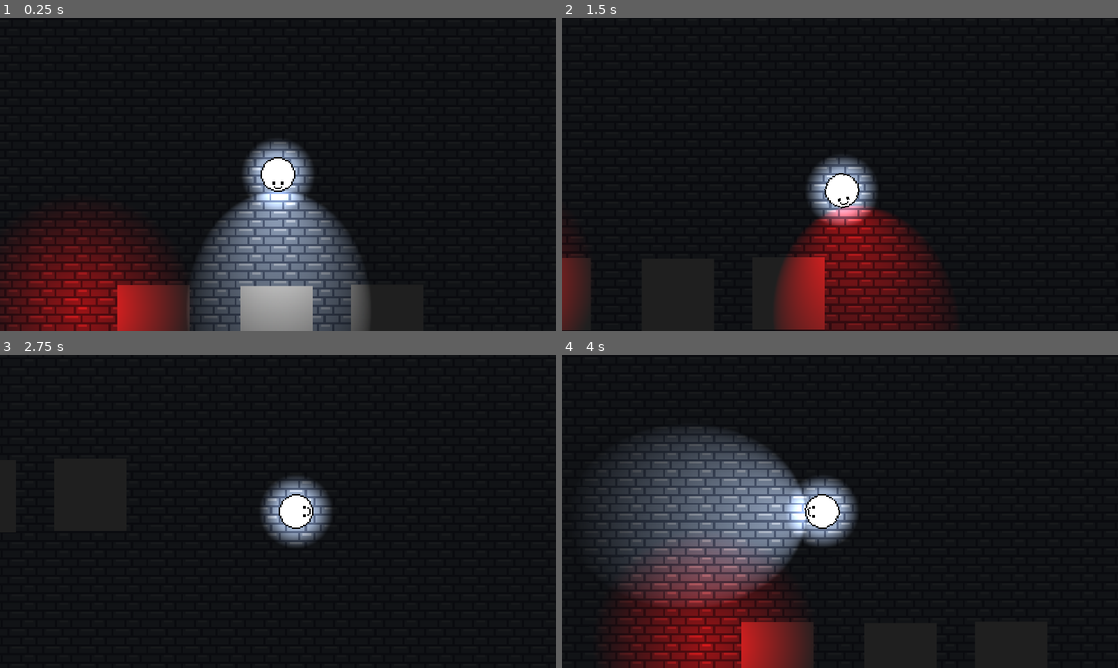
Above: before the commit, frames 1-4 (two rows, left to right).
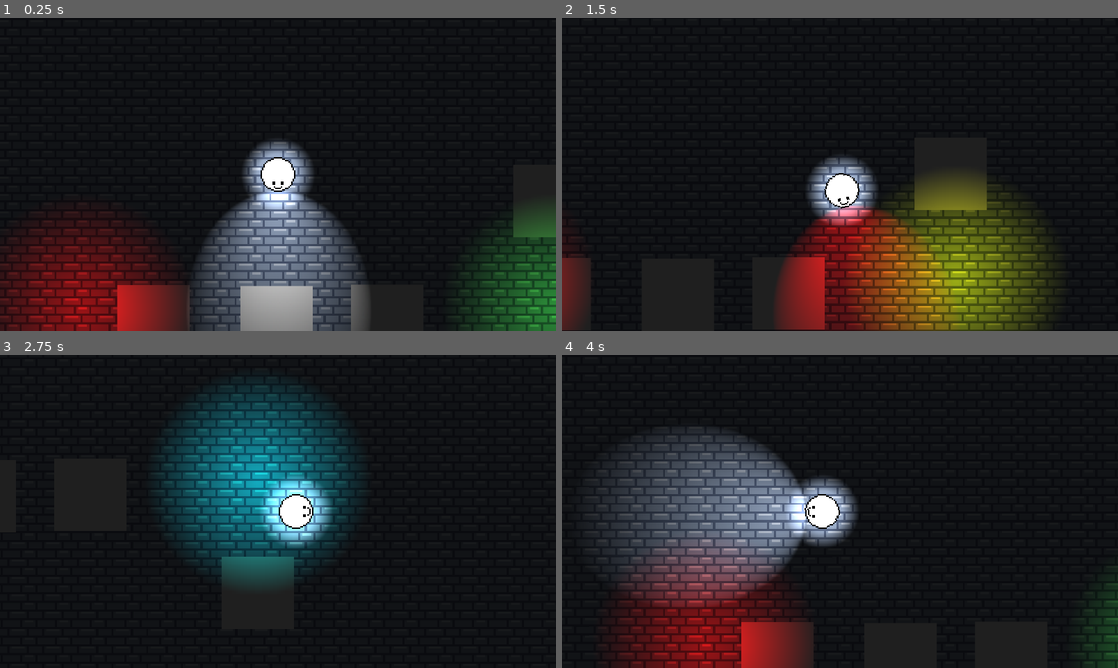
Above: after the commit, the same moments.

Repository: ToumaKamijou/Game-Making-A3
Game: Godot game, scene res://scenes/2D/levels/test_level.tscn
Two runs of this game, one before a commit and one after it. Both use one fixed random seed, a clock stepped at 60 frames per second and the inputs below.
Inputs:
- Up to frame 1 (0.25 s): no input
- Up to frame 2 (1.5 s): tap Enter at 0.5 s; hold D (move_right) 0.53-1.28 s; hold Space (change_flash_color) 0.53-1.28 s; tap F (show_flashlight) at 0.8, 1.35 s; hold S (move_down) from 1.28 s (still down)
- Up to frame 3 (2.75 s): tap Space (change_flash_color) at 1.55 s; release S (move_down) at 2.03 s; hold D (move_right) from 2.03 s (still down); hold Space (change_flash_color) from 2.03 s (still down); tap F (show_flashlight) at 2.3 s
- Up to frame 4 (4 s): release D (move_right) at 2.78 s; release Space (change_flash_color) at 2.78 s; hold W (move_up) 2.78-3.53 s; tap F (show_flashlight) at 2.85 s; tap Space (change_flash_color) at 3.05 s; hold A (move_left) from 3.53 s (still down); hold F (show_flashlight) from 3.53 s (still down); tap R at 3.6 s

The runs differ from the first frame. In frame 1, 5.2% of the frame differs, in the area x 82-100%, y 56-100%; in frame 2, 14%; in frame 3, 16%, in the area x 28-64%, y 9-76%; in frame 4, 1.0%.

Commit message:
Implementation
See comments in the code for specific details. Major problem is calling the initial colour value in order to return to now. Could not figure out a good solution that doesn't include setting a secondary value in the editor that corresponds to it.

Diff:
--- a/a-3-game/scenes/2D/levels/test_level.tscn
+++ b/a-3-game/scenes/2D/levels/test_level.tscn
@@ -69,10 +69,30 @@
 position = Vector2(788, 743)
 _color_type = 2
 
+[node name="yellow" parent="SubViewportContainer/SubViewport/ColorTesting" groups=["Yellow"] instance=ExtResource("2_1wh7b")]
+position = Vector2(643, 855)
+_color_type = 4
+
+[node name="purple" parent="SubViewportContainer/SubViewport/ColorTesting" groups=["Purple"] instance=ExtResource("2_1wh7b")]
+position = Vector2(1342, 877)
+_color_type = 5
+
+[node name="cyan" parent="SubViewportContainer/SubViewport/ColorTesting" groups=["Cyan"] instance=ExtResource("2_1wh7b")]
+position = Vector2(1335, 577)
+_color_type = 6
+
 [node name="StaticLight" parent="SubViewportContainer/SubViewport/ColorTesting" instance=ExtResource("6_dxe1e")]
 position = Vector2(689.00006, 723)
 scale = Vector2(5, 5)
+_base_value = 1
 _light_color = 1
+_size = 5.0
+
+[node name="StaticLight2" parent="SubViewportContainer/SubViewport/ColorTesting" instance=ExtResource("6_dxe1e")]
+position = Vector2(1343, 723)
+scale = Vector2(5, 5)
+_base_value = 2
+_light_color = 2
 _size = 5.0
 
 [node name="Display" type="Control" parent="."]
--- a/a-3-game/scenes/2D/player/player.tscn
+++ b/a-3-game/scenes/2D/player/player.tscn
@@ -6,6 +6,9 @@
 
 [sub_resource type="CircleShape2D" id="CircleShape2D_qy10c"]
 radius = 60.0
+
+[sub_resource type="CircleShape2D" id="CircleShape2D_b2fbk"]
+radius = 55.0
 
 [sub_resource type="CircleShape2D" id="CircleShape2D_5mbw8"]
 radius = 12.0
@@ -38,11 +41,19 @@
 scale = Vector2(1.0016404, 1.2857141)
 texture = ExtResource("3_qy10c")
 
-[node name="ShapeCast2D" type="ShapeCast2D" parent="Sprite2D/Flashlight"]
+[node name="ShapeCastBodies" type="ShapeCast2D" parent="Sprite2D/Flashlight"]
 position = Vector2(0, 4.5)
 shape = SubResource("CircleShape2D_qy10c")
 target_position = Vector2(0, 0)
 collision_mask = 3
+
+[node name="ShapeCastAreas" type="ShapeCast2D" parent="Sprite2D/Flashlight"]
+position = Vector2(0, 4.5)
+shape = SubResource("CircleShape2D_b2fbk")
+target_position = Vector2(0, 5)
+collision_mask = 3
+collide_with_areas = true
+collide_with_bodies = false
 
 [node name="CollisionShape2D" type="CollisionShape2D" parent="."]
 shape = SubResource("CircleShape2D_5mbw8")
--- a/a-3-game/scenes/2D/test/static_light.tscn
+++ b/a-3-game/scenes/2D/test/static_light.tscn
@@ -15,6 +15,9 @@
 [sub_resource type="CircleShape2D" id="CircleShape2D_ftl5n"]
 radius = 30.0
 
+[sub_resource type="CircleShape2D" id="CircleShape2D_a1m7g"]
+radius = 26.019224
+
 [node name="StaticLight" type="PointLight2D"]
 texture = SubResource("GradientTexture2D_dxe1e")
 script = ExtResource("1_ftl5n")
@@ -23,3 +26,9 @@
 shape = SubResource("CircleShape2D_ftl5n")
 target_position = Vector2(0, 0)
 collision_mask = 3
+
+[node name="Area2D" type="Area2D" parent="." groups=["ColorLight"]]
+monitoring = false
+
+[node name="CollisionShape2D" type="CollisionShape2D" parent="Area2D"]
+shape = SubResource("CircleShape2D_a1m7g")
--- a/a-3-game/scripts/2D/gameplay/flashable_wall.gd
+++ b/a-3-game/scripts/2D/gameplay/flashable_wall.gd
@@ -1,6 +1,5 @@
 @tool
 extends StaticBody2D
-
 
 @export var _color_type: Global.LIGHT_COLOR = Global.LIGHT_COLOR.WHITE:
 	set(value):
--- a/a-3-game/scripts/2D/player/player.gd
+++ b/a-3-game/scripts/2D/player/player.gd
@@ -2,7 +2,8 @@
 class_name Player
 
 
-@onready var _shapecast: ShapeCast2D = $Sprite2D/Flashlight/ShapeCast2D
+@onready var _shapecast_body: ShapeCast2D = $Sprite2D/Flashlight/ShapeCastBodies
+@onready var _shapecast_area: ShapeCast2D = $Sprite2D/Flashlight/ShapeCastAreas
 
 @onready var _sprite: Sprite2D = $Sprite2D
 @onready var _flashlight: PointLight2D = $Sprite2D/Flashlight
@@ -11,6 +12,7 @@
 @export var _deceleration: float = 900.0
 
 var _collided_objects: Array[Object] = [] # Holds all the objects seen by the flashlight
+var _collided_areas: Array[Area2D] = []
 
 
 var flash_color: Global.LIGHT_COLOR = 0 as Global.LIGHT_COLOR: # White
@@ -29,6 +31,10 @@
 	Global.LIGHT_COLOR.RED: true,
 	Global.LIGHT_COLOR.GREEN: true,
 	Global.LIGHT_COLOR.BLUE: true,
+	# Declarations below are necessary here in order to make the script properly skip colours. They are not intended to ever be changed.
+	Global.LIGHT_COLOR.YELLOW: false,
+	Global.LIGHT_COLOR.PURPLE: false,
+	Global.LIGHT_COLOR.CYAN: false
 }
 
 
@@ -45,13 +51,13 @@
 
 	move_and_slide()
 
-	# Check whether flashlight color matches object. send signal if so
-	if _shapecast.is_colliding():
-		var collision_count = _shapecast.get_collision_count()
+	# Check whether flashlight color matches object. Send signal if so
+	if _shapecast_body.is_colliding():
+		var collision_count = _shapecast_body.get_collision_count()
 		var current_collisions: Array[Object] = []
 
 		for i in range(collision_count):
-			var collided = _shapecast.get_collider(i)
+			var collided = _shapecast_body.get_collider(i)
 			if collided == null:
 				continue
 
@@ -73,15 +79,38 @@
 
 		_collided_objects = current_collisions.duplicate()
 
+# Check whether flashlight is colliding with another light. Send signal if so.
+# This can be integrated into the above script quite easily, combining both shapecasts into one object as well. Separating them was just much easier for figuring out a good method.
+	if _shapecast_area.is_colliding():
+		var collision_count = _shapecast_area.get_collision_count()
+		var current_collisions: Array[Area2D] = []
+
+		for i in range(collision_count):
+			var collided = _shapecast_area.get_collider(i)
+			if collided == null:
+				continue
+
+			if collided.is_in_group("ColorLight"):
+				collided.get_parent()._flash_color = flash_color
+				current_collisions.append(collided)
+
+		# This seems to be extremely slow. It needs to resolve on the next frame for the lights to feel natural. Since this isn't my method I'm not gonna mess with it too much.
+		for i in _collided_areas:
+			if not current_collisions.has(i):
+				i.get_parent()._flash_color = 0
+
+		# I just copied and adapted this from the above. No idea what it does
+		_collided_areas = current_collisions.duplicate()
+
 
 func _input(event: InputEvent) -> void:
 	if event.is_action_pressed("show_flashlight"):
 		if _flashlight.enabled == true:
 			_flashlight.enabled = false
-			_shapecast.enabled = false
+			_shapecast_body.enabled = false
 		else:
 			_flashlight.enabled = true
-			_shapecast.enabled = true
+			_shapecast_body.enabled = true
 
 	elif event.is_action_pressed("change_flash_color"):
 		flash_color = ((int(flash_color) + 1) % Global.LIGHT_COLOR.size()) as Global.LIGHT_COLOR
--- a/a-3-game/scripts/2D/test/static_light.gd
+++ b/a-3-game/scripts/2D/test/static_light.gd
@@ -2,7 +2,12 @@
 extends PointLight2D
 
 
+var _flash_color: int = 0
+
 @onready var _shapecast: ShapeCast2D = $ShapeCast2D
+
+# This here is a very blunt, probably temporary solution to a problem I couldn't manage to solve. For some reason the code breaks whenever I try to call the other input's value
+@export_range(1, 6, 1) var _base_value: int
 
 @export var _light_color: Global.LIGHT_COLOR = Global.LIGHT_COLOR.WHITE:
 	set(value):
@@ -21,11 +26,11 @@
 		_size = value
 		scale = Vector2(value, value)
 
-var _collided_objects: Array[Object] = [] # Holds all the objects seen by the flashlight
+var _collided_objects: Array[Object] = [] # Holds all the objects seen by the light
 
 
 func _physics_process(_delta: float) -> void:
-	# Check whether flashlight color matches object. send signal if so
+	# Check whether light color matches object. send signal if so
 	if _shapecast.is_colliding():
 		var collision_count = _shapecast.get_collision_count()
 		var current_collisions: Array[Object] = []
@@ -42,6 +47,12 @@
 				color_match = true
 			if collided.is_in_group("Blue") and _light_color == 3:
 				color_match = true
+			if collided.is_in_group("Yellow") and _light_color == 4:
+				color_match = true
+			if collided.is_in_group("Purple") and _light_color == 5:
+				color_match = true
+			if collided.is_in_group("Cyan") and _light_color == 6:
+				color_match = true
 
 			if color_match:
 				collided.change_lit_status(true)
@@ -52,3 +63,49 @@
 				i.change_lit_status(false)
 
 		_collided_objects = current_collisions.duplicate()
+
+	# There's probably a math solution for this, as well as a more elegant loop. This works too.
+	if _flash_color != 0:
+		var tween = create_tween()
+		if _base_value == 1:
+			if _flash_color == 1:
+				tween.tween_property(self, "color", Color.RED, .5)
+				_light_color = Global.LIGHT_COLOR.RED
+			if _flash_color == 2:
+				tween.tween_property(self, "color", Color.YELLOW, .5)
+				_light_color = Global.LIGHT_COLOR.YELLOW
+			if _flash_color == 3:
+				tween.tween_property(self, "color", Color.PURPLE, .5)
+				_light_color = Global.LIGHT_COLOR.PURPLE
+		elif _base_value == 2:
+			if _flash_color == 1:
+				tween.tween_property(self, "color", Color.YELLOW, .5)
+				_light_color = Global.LIGHT_COLOR.YELLOW
+			if _flash_color == 2:
+				tween.tween_property(self, "color", Color.LIME_GREEN, .5)
+				_light_color = Global.LIGHT_COLOR.GREEN
+			if _flash_color == 3:
+				tween.tween_property(self, "color", Color.CYAN, .5)
+				_light_color = Global.LIGHT_COLOR.CYAN
+		elif _base_value == 3:
+			if _flash_color == 1:
+				tween.tween_property(self, "color", Color.PURPLE, .5)
+				_light_color = Global.LIGHT_COLOR.PURPLE
+			if _flash_color == 2:
+				tween.tween_property(self, "color", Color.CYAN, .5)
+				_light_color = Global.LIGHT_COLOR.CYAN
+			if _flash_color == 3:
+				tween.tween_property(self, "color", Color.ROYAL_BLUE, .5)
+				_light_color = Global.LIGHT_COLOR.BLUE
+	else:
+		# This tween obviously does not work right now. I could do it with a bunch of if statements but thought we should probably just find a way to find a dynamic variable first.
+		# Basically, we need to call the value within the global script that is equivalent to whatever the _base_value represents.
+		#var tween = create_tween()
+		#tween.tween_property(self, "color", _base_value, 1)
+
+		# For some reason, this works while deriving the value from within the other variable does not. Actually, why does this even change the colour of the light?
+		# Shouldn't that only be happening when setting the variable initially? Is it that it executes that function every time the value changes?
+		# If that is what's happening then
+		@warning_ignore_start("int_as_enum_without_cast")
+		_light_color = _base_value
+		@warning_ignore_restore("int_as_enum_without_cast")
--- a/a-3-game/scripts/global.gd
+++ b/a-3-game/scripts/global.gd
@@ -6,6 +6,9 @@
 	RED = 1,
 	GREEN = 2,
 	BLUE = 3,
+	YELLOW = 4,
+	PURPLE = 5,
+	CYAN = 6
 }
 
 
@@ -19,6 +22,12 @@
 			return Color.LIME_GREEN
 		Global.LIGHT_COLOR.BLUE:
 			return Color.ROYAL_BLUE
+		Global.LIGHT_COLOR.YELLOW:
+			return Color.YELLOW
+		Global.LIGHT_COLOR.PURPLE:
+			return Color.REBECCA_PURPLE
+		Global.LIGHT_COLOR.CYAN:
+			return Color.CYAN
 	return Color.WHITE # Fallback
 
 
@@ -32,4 +41,10 @@
 			return "Green"
 		Global.LIGHT_COLOR.BLUE:
 			return "Blue"
+		Global.LIGHT_COLOR.YELLOW:
+			return "Yellow"
+		Global.LIGHT_COLOR.PURPLE:
+			return "Purple"
+		Global.LIGHT_COLOR.CYAN:
+			return "Cyan"
 	return "" # Fallback
Not shown: 1 places in a-3-game/scenes/2D/player/player.tscn that only renumber resources
Not shown: 1 places in a-3-game/scenes/2D/test/static_light.tscn that only renumber resources
